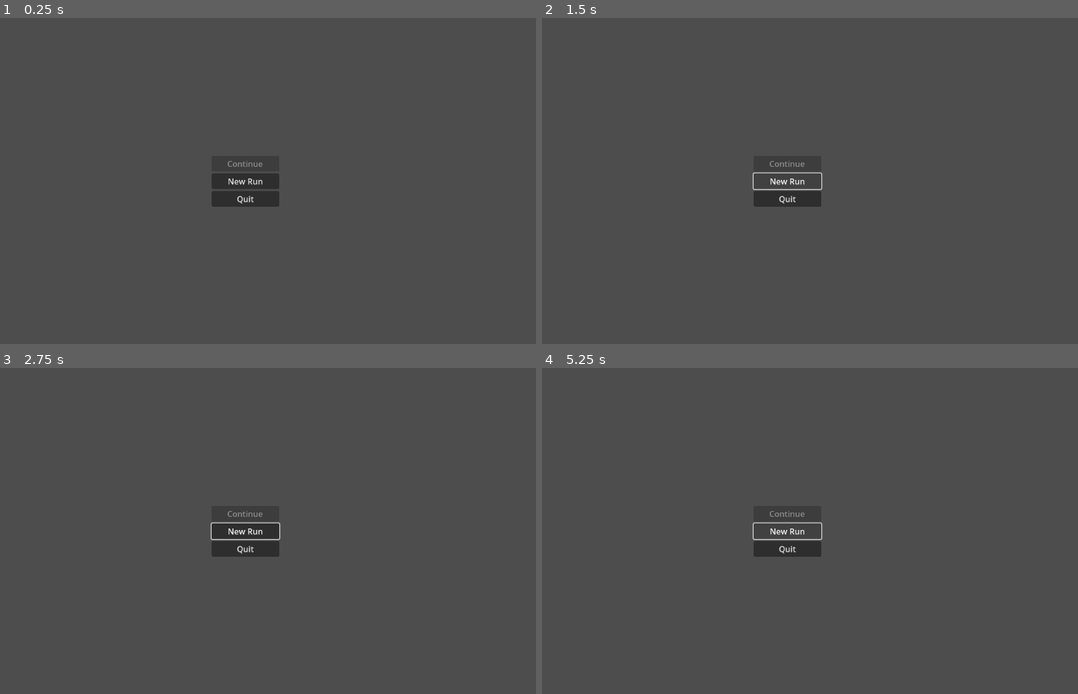
Above: before the commit, frames 1-4 (two rows, left to right).
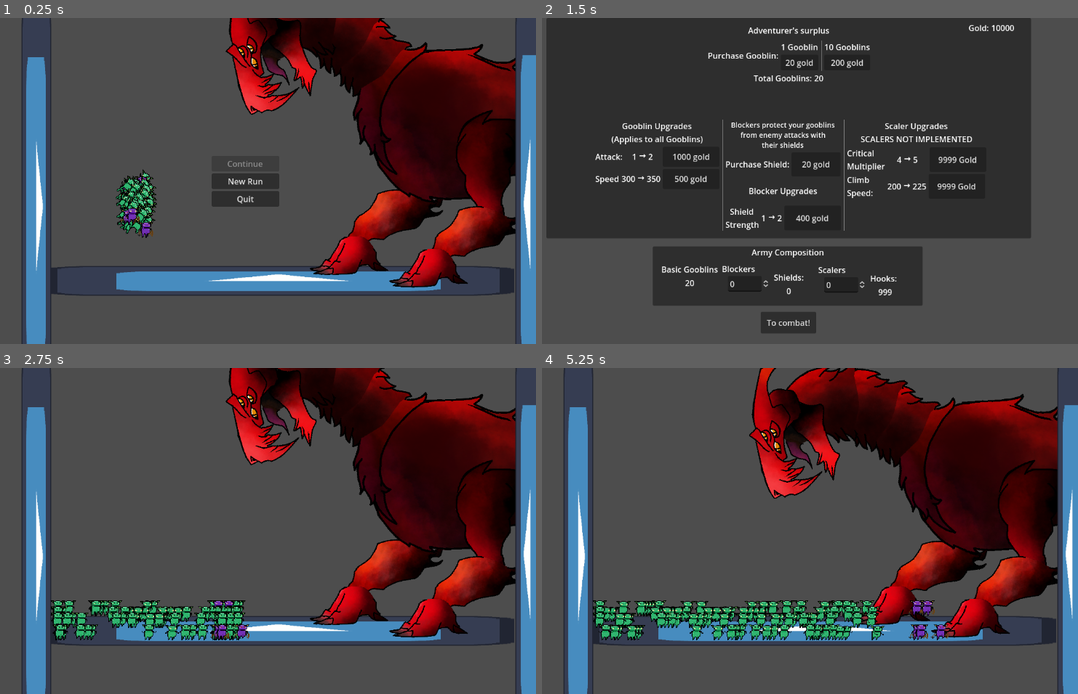
Above: after the commit, the same moments.

Repository: thecaptaincarrot/GMTK-2024-Game-Jam
Game: Godot game, scene res://main.tscn
Two runs of this game, one before a commit and one after it. Both use one fixed random seed, a clock stepped at 60 frames per second and the inputs below. The engine's default icon, where the game draws it, is replaced by a stand-in: a white triangle on a blue panel in a dark square.
Inputs (mouse positions are in pixels of both pictures, inside the frame that each line leads up to):
- Up to frame 1 (0.25 s): no input
- Up to frame 2 (1.5 s): click "New Run" at 0.5 s; click (788, 181) at 1.25 s, where only the run before the commit has a clickable "New Run"
- Up to frame 3 (2.75 s): click (246, 671) at 2 s, where only the run after the commit has a clickable "To combat!"
- Up to frame 4 (5.25 s): click (788, 531) at 2.75 s, where only the run before the commit has a clickable "New Run"

The runs differ from the first frame. In frame 1, 34% of the frame differs, in the area x 4-100%, y 0-100%; in frame 2, 68%, in the area x 0-92%, y 0-97%; in frame 3, 37%; in frame 4, 39%.

Commit message:
Fix unlaunchable game

Diff:
--- a/Stages/test_stage.tscn
+++ b/Stages/test_stage.tscn
@@ -16,7 +16,6 @@
 
 [sub_resource type="Curve2D" id="Curve2D_fkpq6"]
 _data = {
-"points": PackedVector2Array(0, 0, 0, 0, 465, 218, 0, 0, 0, 0, 593, 101, 0, 0, 0, 0, 639, -44, 0, 0, 0, 0, 578, -102, 0, 0, 0, 0, 548, -201, 0, 0, 0, 0, 391, -298)
 "points": PackedVector2Array(0, 0, 0, 0, 465, 218, 0, 0, 0, 0, 593, 101, 0, 0, 0, 0, 639, -44, 0, 0, 0, 0, 578, -102, 0, 0, 0, 0, 548, -201, 0, 0, 0, 0, 370, -247)
 }
 point_count = 6
